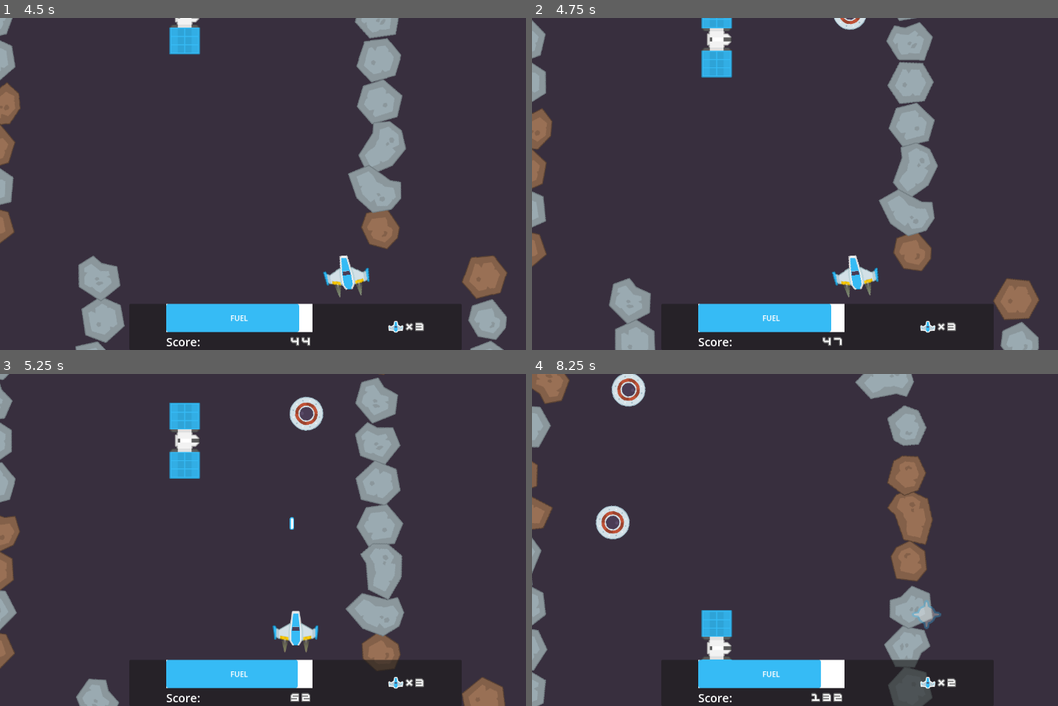
Above: before the commit, frames 1-4 (two rows, left to right).
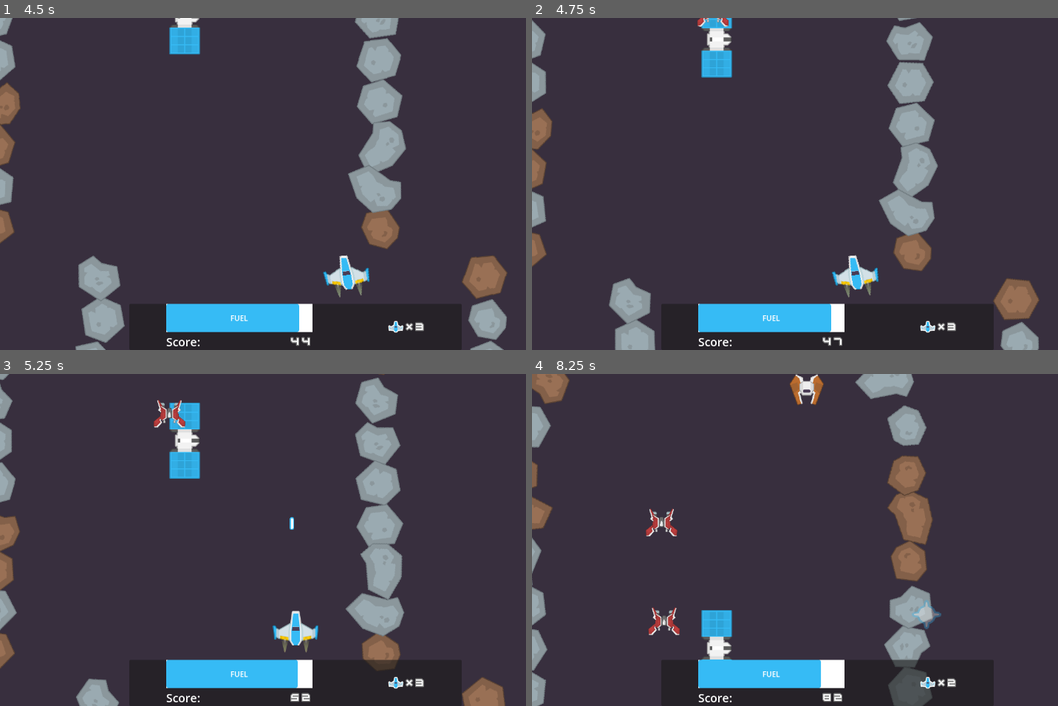
Above: after the commit, the same moments.

Repository: odonnell-brian/20-game-river-raid
Game: Godot game, scene res://Game.tscn
The game is run twice, just before and just after one commit, with the same random seed, the same clock (stepped at 60 frames per second) and the same inputs.
Inputs:
- Up to frame 1 (4.5 s): tap Enter at 0.5 s; hold D (move_right) 0.53-1.28 s; hold Space (shoot) 0.53-1.28 s; hold S (move_down) 1.28-2.03 s; tap Space (shoot) at 1.35, 2.85, 4.35 s; hold D (move_right) 2.03-2.78 s; hold Space (shoot) 2.03-2.78 s; hold W (move_up) 2.78-3.53 s; hold Space (shoot) 3.53-4.28 s; hold A (move_left) from 3.53 s (still down)
- Up to frame 2 (4.75 s): keep holding A (move_left)
- Up to frame 3 (5.25 s): release A (move_left) at 5.03 s; hold S (move_down) from 5.03 s (still down); hold Space (shoot) from 5.03 s (still down)
- Up to frame 4 (8.25 s): release S (move_down) at 5.78 s; release Space (shoot) at 5.78 s; hold D (move_right) 5.78-6.53 s; tap Space (shoot) at 5.85, 7.35 s; hold W (move_up) 6.53-7.28 s; hold Space (shoot) 6.53-7.28 s; hold D (move_right) 7.28-8.03 s; hold S (move_down) from 8.03 s (still down); hold Space (shoot) from 8.03 s (still down)

Frame 1 is identical in both runs. In frame 2, 0.2% of the frame differs, in the area x 31-64%, y 0-4%; in frame 3, 0.7%; in frame 4, 1.8%, in the area x 12-57%, y 0-99%.

Commit message:
Add enemy ships and randomly spawn ufo

Diff:
--- /dev/null
+++ b/Entities/enemy_ship/enemy_ship.tscn
@@ -0,0 +1,51 @@
+[gd_scene load_steps=7 format=3 uid="uid://dfq6hjn1x034y"]
+
+[ext_resource type="Texture2D" uid="uid://dfsanubjajdxb" path="res://Entities/enemy_ship/assets/spaceShips_007.png" id="1_4a3th"]
+[ext_resource type="PackedScene" uid="uid://cyap6s0j8fx3g" path="res://Common/Components/health/health_component.tscn" id="2_357dd"]
+[ext_resource type="PackedScene" uid="uid://xdwxb4gplldm" path="res://Common/Components/health/damage_component.tscn" id="3_wdaq8"]
+[ext_resource type="PackedScene" uid="uid://cu0b5uclr3cp1" path="res://Common/Components/score_component.tscn" id="4_6iq7a"]
+[ext_resource type="PackedScene" uid="uid://db3twsdalc7ft" path="res://Common/Components/movement/level_entity_scroll_component.tscn" id="5_fhlkh"]
+[ext_resource type="PackedScene" uid="uid://bt2fhysjxlhm7" path="res://Common/Components/movement/enemy_move_component.tscn" id="6_yxnky"]
+
+[node name="EnemyShip" type="Node2D"]
+scale = Vector2(0.8, 0.8)
+
+[node name="Sprite2D" type="Sprite2D" parent="."]
+scale = Vector2(0.5, 0.5)
+texture = ExtResource("1_4a3th")
+
+[node name="HealthComponent" parent="." instance=ExtResource("2_357dd")]
+collision_layer = 0
+collision_mask = 2
+
+[node name="CollisionPolygon2D" type="CollisionPolygon2D" parent="HealthComponent"]
+polygon = PackedVector2Array(-32.5, -40, -1.25, -21.25, 32.5, -40, 32.5, 8.75, 43.75, 35, 11.25, 26.25, -16.25, 25, -43.75, 36.25, -31.25, 8.75)
+
+[node name="DamageComponent" parent="." instance=ExtResource("3_wdaq8")]
+visible = false
+collision_layer = 9
+collision_mask = 0
+
+[node name="CollisionPolygon2D" type="CollisionPolygon2D" parent="DamageComponent"]
+polygon = PackedVector2Array(-32.5, -40, -1.25, -21.25, 32.5, -40, 32.5, 8.75, 43.75, 35, 11.25, 26.25, -16.25, 25, -43.75, 36.25, -31.25, 8.75)
+
+[node name="ScoreComponent" parent="." node_paths=PackedStringArray("health_component") instance=ExtResource("4_6iq7a")]
+visible = false
+health_component = NodePath("../HealthComponent")
+score_amount = 75
+
+[node name="LevelEntityScrollComponent" parent="." node_paths=PackedStringArray("node_to_move", "visibility_notifier") instance=ExtResource("5_fhlkh")]
+node_to_move = NodePath("..")
+scroll_velocity = Vector2(0, 100)
+screen_exit_behavior = 1
+visibility_notifier = NodePath("VisibleOnScreenNotifier2D")
+
+[node name="VisibleOnScreenNotifier2D" type="VisibleOnScreenNotifier2D" parent="LevelEntityScrollComponent"]
+position = Vector2(-7.62939e-06, -0.624998)
+scale = Vector2(7.125, 7.5625)
+
+[node name="EnemyMoveComponent" parent="." instance=ExtResource("6_yxnky")]
+visible = false
+
+[node name="CollisionPolygon2D" type="CollisionPolygon2D" parent="EnemyMoveComponent"]
+polygon = PackedVector2Array(-32.5, -40, -1.25, -21.25, 32.5, -40, 32.5, 8.75, 43.75, 35, 11.25, 26.25, -16.25, 25, -43.75, 36.25, -31.25, 8.75)
--- /dev/null
+++ b/Entities/enemy_ship/enemy_ship2.tscn
@@ -0,0 +1,50 @@
+[gd_scene load_steps=8 format=3 uid="uid://bx1aabui620ut"]
+
+[ext_resource type="Texture2D" uid="uid://d1rdylaunrd62" path="res://Entities/enemy_ship/assets/enemyRed1.png" id="1_fvq66"]
+[ext_resource type="PackedScene" uid="uid://cyap6s0j8fx3g" path="res://Common/Components/health/health_component.tscn" id="2_v1bs5"]
+[ext_resource type="PackedScene" uid="uid://xdwxb4gplldm" path="res://Common/Components/health/damage_component.tscn" id="3_n4epb"]
+[ext_resource type="PackedScene" uid="uid://cu0b5uclr3cp1" path="res://Common/Components/score_component.tscn" id="4_ex6sn"]
+[ext_resource type="PackedScene" uid="uid://db3twsdalc7ft" path="res://Common/Components/movement/level_entity_scroll_component.tscn" id="5_qey08"]
+[ext_resource type="PackedScene" uid="uid://bt2fhysjxlhm7" path="res://Common/Components/movement/enemy_move_component.tscn" id="6_tb1pp"]
+
+[sub_resource type="CircleShape2D" id="CircleShape2D_33no7"]
+radius = 45.156
+
+[node name="EnemyShip" type="Node2D"]
+scale = Vector2(0.8, 0.8)
+
+[node name="Sprite2D" type="Sprite2D" parent="."]
+texture = ExtResource("1_fvq66")
+
+[node name="HealthComponent" parent="." instance=ExtResource("2_v1bs5")]
+collision_layer = 0
+collision_mask = 2
+
+[node name="CollisionShape2D" type="CollisionShape2D" parent="HealthComponent"]
+shape = SubResource("CircleShape2D_33no7")
+
+[node name="DamageComponent" parent="." instance=ExtResource("3_n4epb")]
+collision_layer = 9
+collision_mask = 0
+
+[node name="CollisionShape2D" type="CollisionShape2D" parent="DamageComponent"]
+shape = SubResource("CircleShape2D_33no7")
+
+[node name="ScoreComponent" parent="." node_paths=PackedStringArray("health_component") instance=ExtResource("4_ex6sn")]
+health_component = NodePath("../HealthComponent")
+score_amount = 75
+
+[node name="LevelEntityScrollComponent" parent="." node_paths=PackedStringArray("node_to_move", "visibility_notifier") instance=ExtResource("5_qey08")]
+node_to_move = NodePath("..")
+scroll_velocity = Vector2(0, 100)
+screen_exit_behavior = 1
+visibility_notifier = NodePath("VisibleOnScreenNotifier2D")
+
+[node name="VisibleOnScreenNotifier2D" type="VisibleOnScreenNotifier2D" parent="LevelEntityScrollComponent"]
+position = Vector2(-7.62939e-06, -0.624998)
+scale = Vector2(7.125, 7.5625)
+
+[node name="EnemyMoveComponent" parent="." instance=ExtResource("6_tb1pp")]
+
+[node name="CollisionShape2D" type="CollisionShape2D" parent="EnemyMoveComponent"]
+shape = SubResource("CircleShape2D_33no7")
--- a/Entities/enemy_ufo/enemy_ufo.tscn
+++ b/Entities/enemy_ufo/enemy_ufo.tscn
@@ -5,7 +5,7 @@
 [ext_resource type="PackedScene" uid="uid://xdwxb4gplldm" path="res://Common/Components/health/damage_component.tscn" id="3_33no7"]
 [ext_resource type="PackedScene" uid="uid://cu0b5uclr3cp1" path="res://Common/Components/score_component.tscn" id="4_twn3k"]
 [ext_resource type="PackedScene" uid="uid://db3twsdalc7ft" path="res://Common/Components/movement/level_entity_scroll_component.tscn" id="5_vh88p"]
-[ext_resource type="PackedScene" uid="uid://bt2fhysjxlhm7" path="res://Common/Components/movement/enemy_move_component.tscn" id="6_orbta"]
+[ext_resource type="PackedScene" uid="uid://ckwbw0c74p0n8" path="res://Common/Components/movement/scroll_component.tscn" id="6_orbta"]
 
 [sub_resource type="Animation" id="Animation_twn3k"]
 length = 0.001
@@ -88,7 +88,6 @@
 position = Vector2(-0.499979, -0.624998)
 scale = Vector2(3.45, 7.5625)
 
-[node name="EnemyMoveComponent" parent="." instance=ExtResource("6_orbta")]
-
-[node name="CollisionShape2D" type="CollisionShape2D" parent="EnemyMoveComponent"]
-shape = SubResource("CircleShape2D_33no7")
+[node name="ScrollComponent" parent="." node_paths=PackedStringArray("node_to_move") instance=ExtResource("6_orbta")]
+node_to_move = NodePath("..")
+scroll_velocity = Vector2(-600, 0)
--- a/Entities/player/player.tscn
+++ b/Entities/player/player.tscn
@@ -6,6 +6,7 @@
 [ext_resource type="Texture2D" uid="uid://cug7jg6bjdhst" path="res://Entities/player/assets/fire15.png" id="3_3we0j"]
 [ext_resource type="PackedScene" uid="uid://dehvl3160x1na" path="res://Common/Components/visual/animation_component.tscn" id="3_nqdw5"]
 [ext_resource type="PackedScene" uid="uid://df6bm56esesti" path="res://Common/Components/movement/movement_component.tscn" id="4_3we0j"]
+[ext_resource type="PackedScene" uid="uid://b7qq4pynpj12e" path="res://Entities/player/player_collision_polygon.tscn" id="5_5udp2"]
 [ext_resource type="PackedScene" uid="uid://kkmrqkejd5ym" path="res://Common/Components/movement/acceleration_component.tscn" id="7_vso2a"]
 [ext_resource type="PackedScene" uid="uid://pl6vbxv0dhn3" path="res://Common/Components/input_gun_component.tscn" id="8_kyxaw"]
 [ext_resource type="PackedScene" uid="uid://6vucxb020b3v" path="res://Entities/laser/laser.tscn" id="9_v3hes"]
@@ -185,9 +186,8 @@
 position = Vector2(23, 37)
 texture = ExtResource("3_3we0j")
 
-[node name="CollisionPolygon2D" type="CollisionPolygon2D" parent="."]
+[node name="CollisionPolygon2D" parent="." instance=ExtResource("5_5udp2")]
 visible = false
-polygon = PackedVector2Array(-9, -38, 10, -38, 15, -14, 51, -7, 48, 25, 9, 39, -8, 39, -48, 27, -51, -8, -14, -14)
 
 [node name="AnimationComponent" parent="." node_paths=PackedStringArray("movement_component", "animation_player") instance=ExtResource("3_nqdw5")]
 movement_component = NodePath("../MovementComponent")
@@ -211,25 +211,23 @@
 wait_time = 0.5
 
 [node name="HealthComponent" parent="." node_paths=PackedStringArray("invuln_timer") instance=ExtResource("10_twsei")]
+visible = false
 collision_layer = 0
 max_health = 3
 destroy_on_deplete = false
 invuln_timer = NodePath("Timer")
 
-[node name="CollisionPolygon2D" type="CollisionPolygon2D" parent="HealthComponent"]
-visible = false
-polygon = PackedVector2Array(-9, -38, 10, -38, 15, -14, 51, -7, 48, 25, 9, 39, -8, 39, -48, 27, -51, -8, -14, -14)
-
 [node name="Timer" type="Timer" parent="HealthComponent"]
 wait_time = 2.0
 
+[node name="CollisionPolygon2D" parent="HealthComponent" instance=ExtResource("5_5udp2")]
+
 [node name="DamageComponent" parent="." instance=ExtResource("11_2xrie")]
+visible = false
 collision_layer = 26
 collision_mask = 0
 
-[node name="CollisionPolygon2D" type="CollisionPolygon2D" parent="DamageComponent"]
-visible = false
-polygon = PackedVector2Array(-9, -38, 10, -38, 15, -14, 51, -7, 48, 25, 9, 39, -8, 39, -48, 27, -51, -8, -14, -14)
+[node name="CollisionPolygon2D" parent="DamageComponent" instance=ExtResource("5_5udp2")]
 
 [node name="FuelComponent" parent="." node_paths=PackedStringArray("health_component") instance=ExtResource("12_v3hes")]
 fuel_loss_per_second = 2.0
--- /dev/null
+++ b/Entities/player/player_collision_polygon.tscn
@@ -0,0 +1,4 @@
+[gd_scene format=3 uid="uid://b7qq4pynpj12e"]
+
+[node name="PlayerCollisionPolygon" type="CollisionPolygon2D"]
+polygon = PackedVector2Array(-9, -38, 10, -38, 15, -14, 51, -7, 48, 25, 9, 39, -8, 39, -48, 27, -51, -8, -14, -14)
--- a/Levels/spawn_manager.gd
+++ b/Levels/spawn_manager.gd
@@ -3,10 +3,25 @@
 
 const fuel_scene: PackedScene = preload("res://Entities/fuel/fuel.tscn")
 const bridge_scene: PackedScene = preload("res://Entities/bridge/bridge.tscn")
-const enemy_scenes: Array[PackedScene] = [preload("res://Entities/enemy_ufo/enemy_ufo.tscn")]
+const enemy_scenes: Array[PackedScene] = [
+	preload("res://Entities/enemy_ship/enemy_ship.tscn"),
+	preload("res://Entities/enemy_ship/enemy_ship2.tscn")
+]
+const ufo_scene = preload("res://Entities/enemy_ufo/enemy_ufo.tscn")
+
+@export var ufo_spawn_time_range: Vector2 = Vector2(10.0, 30.0)
+
+@onready var ufo_timer: Timer = $UfoTimer
+
+var ufo_spawn_position: Vector2
 
 func _ready() -> void:
 	Signals.level_pieces_added.connect(spawn_entities)
+
+	# TODO: randomize spawn position
+	ufo_spawn_position = Vector2(get_viewport().size.x + 100, 200.0)
+	ufo_timer.timeout.connect(spawn_ufo)
+	start_ufo_timer()
 
 func spawn_entities(level_pieces: Array[LevelPiece]) -> void:
 	for i in range(level_pieces.size() - 1):
@@ -24,3 +39,9 @@
 	var entity = scene.instantiate() as Node2D
 	entity.global_position = spawn_position
 	add_child(entity)
+
+func spawn_ufo() -> void:
+	spawn_entity(ufo_spawn_position, ufo_scene)
+
+func start_ufo_timer() -> void:
+	ufo_timer.start(randf_range(ufo_spawn_time_range.x, ufo_spawn_time_range.y))
--- a/Levels/spawn_manager.tscn
+++ b/Levels/spawn_manager.tscn
@@ -4,3 +4,5 @@
 
 [node name="SpawnManager" type="Node2D"]
 script = ExtResource("1_ul8wo")
+
+[node name="UfoTimer" type="Timer" parent="."]
Not shown: 1 places in Entities/player/player.tscn that only renumber resources
